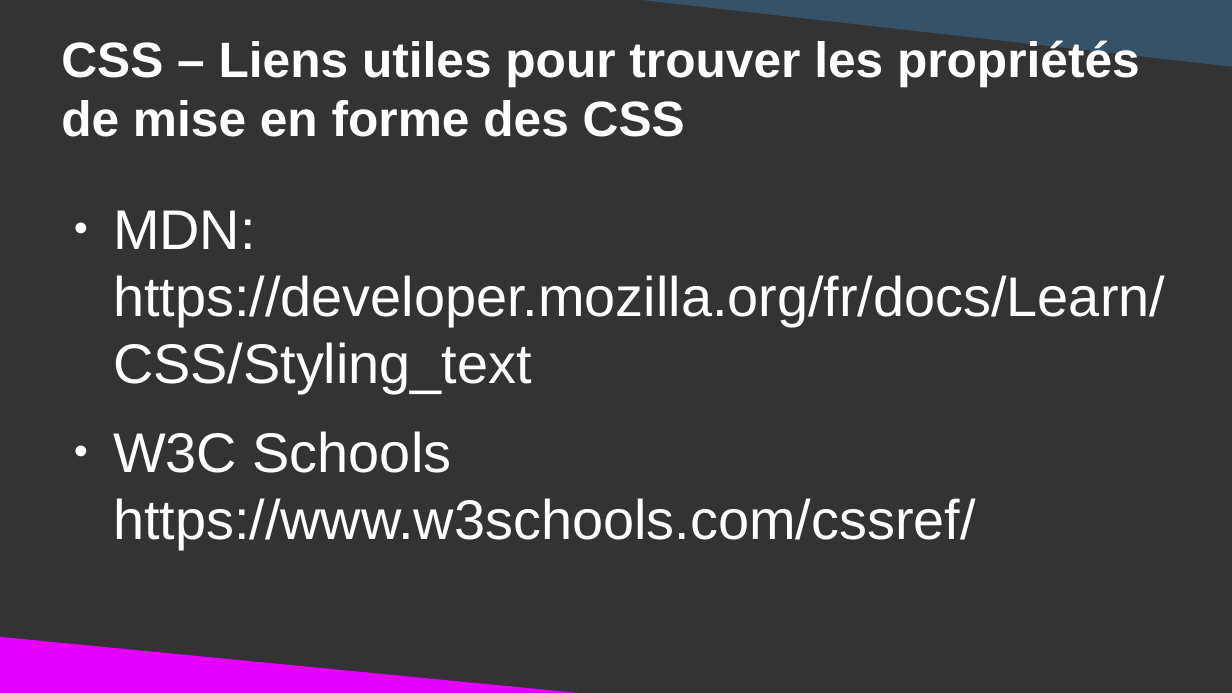
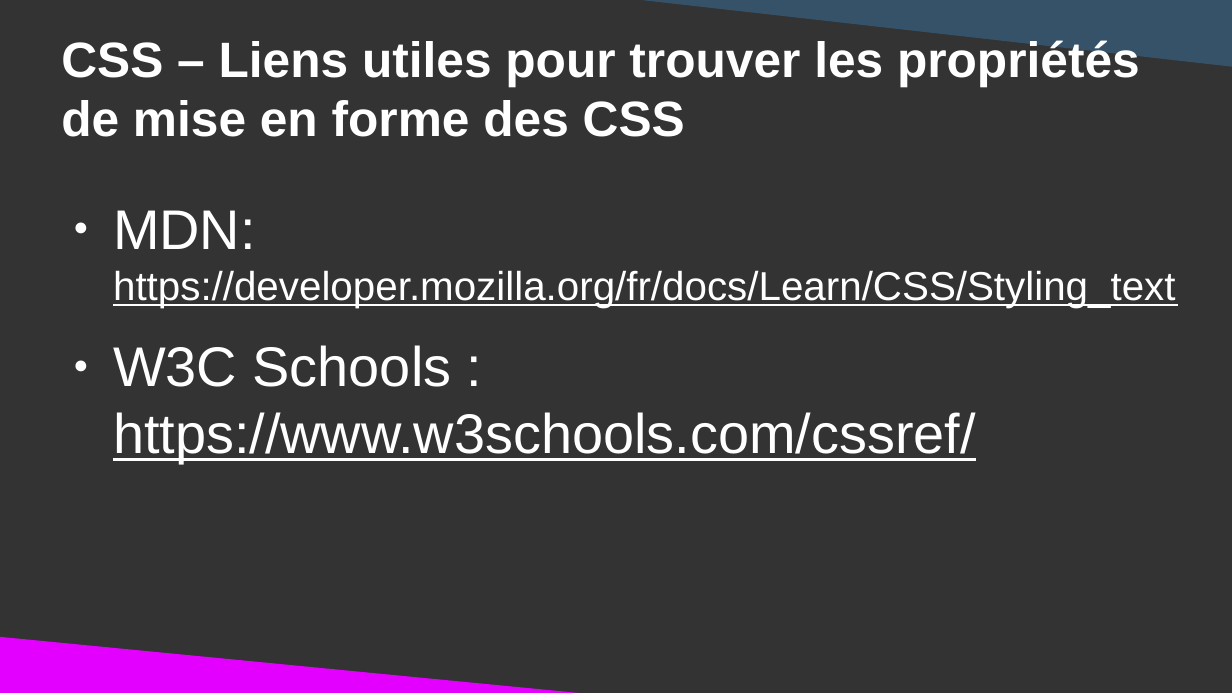
Before and after one commit to DanYellow/cours, a slide deck: slide 83 of integration-web-s1/travaux-pratiques/numero-2/presentation.odp (slide 84 before the commit). Drawn at 1232x693 pixels with LibreOffice and Linux fonts; fonts in the diff are those of the drawing. Boxes give left, top, right and bottom in pixels: in the first picture for what was removed or moved away, otherwise in the second. Text is boxed around its words. In the diff, an @@ line names an element or a change of style, - is before the commit and + after.

```diff
--- a/integration-web-s1/travaux-pratiques/numero-2/presentation.odp
+++ b/integration-web-s1/travaux-pratiques/numero-2/presentation.odp
@@ text at [113,210,1175,308]: size 36 to 26 pt, underline on in "https://developer.mozilla.org/fr/docs/Learn/CSS/Styling_text" @@
@@ text at [113,345,976,463]: text changed @@
-● W3C Schools https://www.w3schools.com/cssref/
+● W3C Schools : https://www.w3schools.com/cssref/
```
Also in this commit, not shown: 27 other slides changed, 1 slide added, 2 slides removed, 3 other files.
